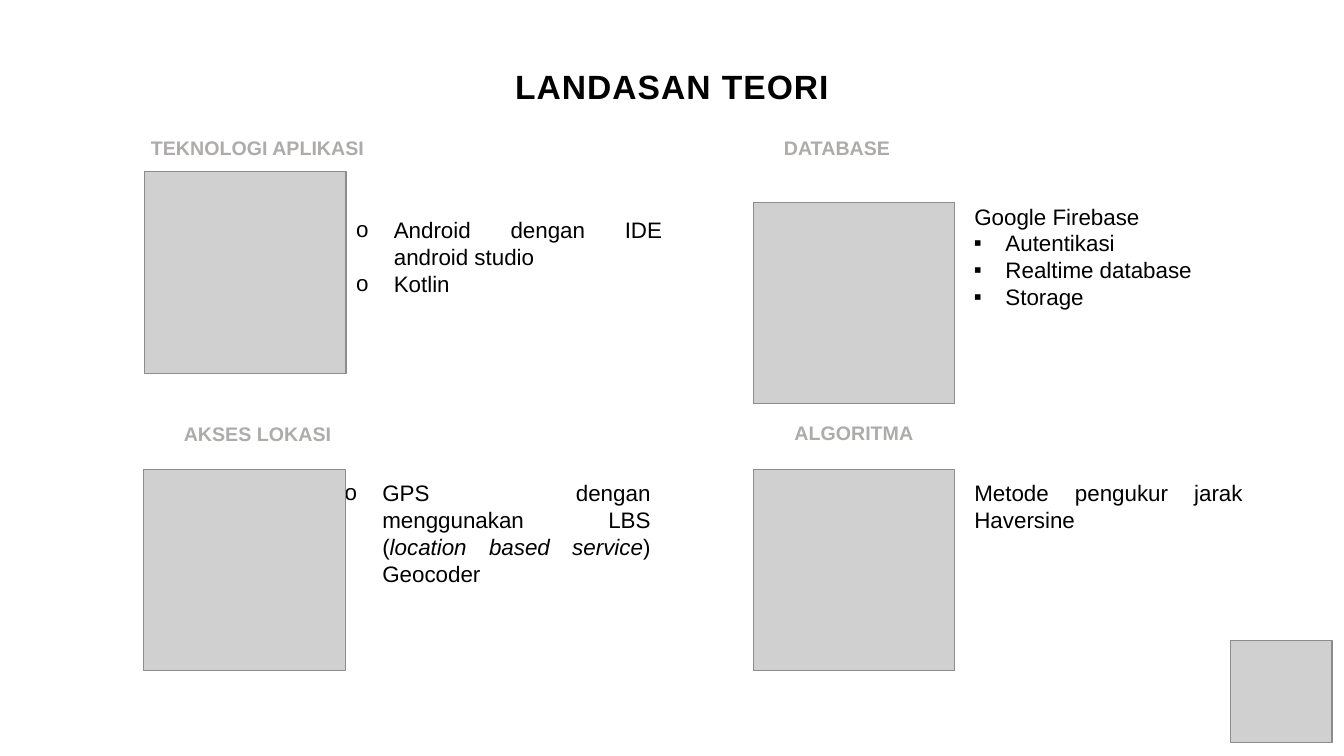
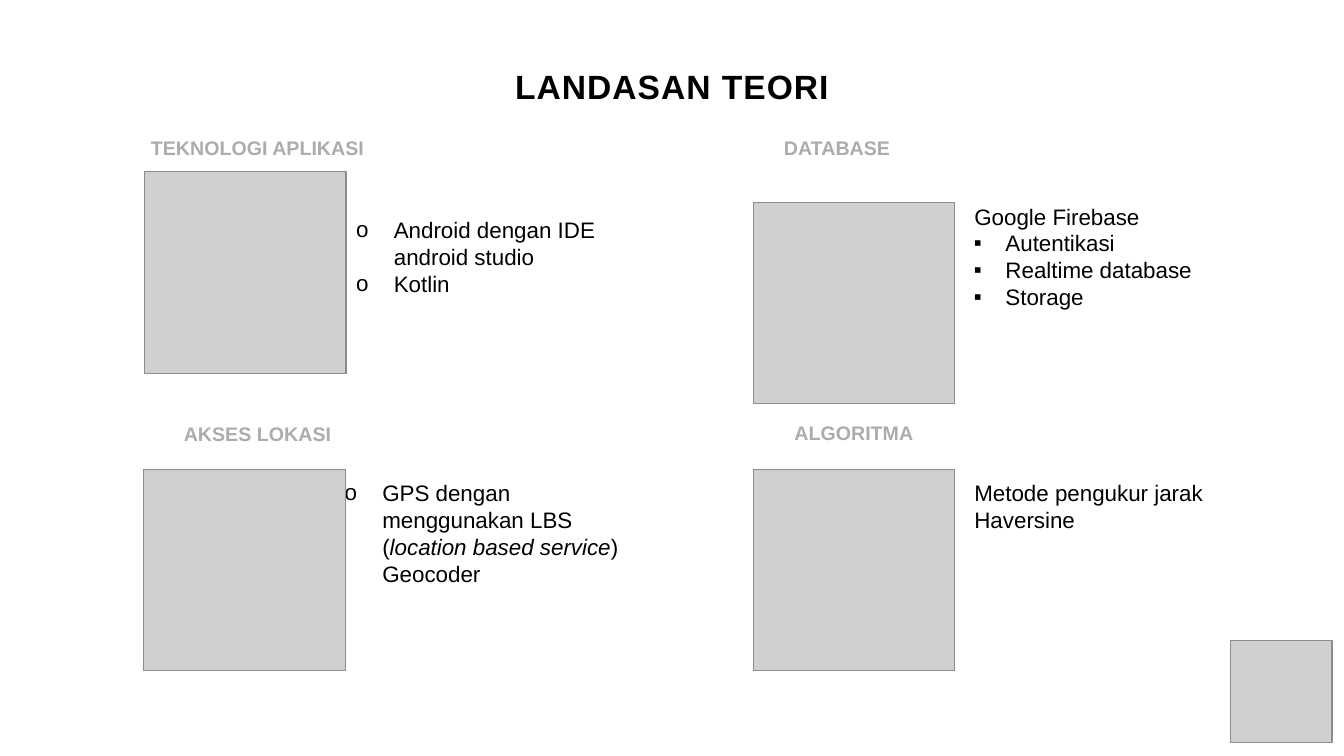
Before and after one commit to gunadermawan/skripsi, a slide deck: slide 4 of dokumen/ppt_skripsi.pptx. Drawn at 1344x756 pixels with LibreOffice and Linux fonts; fonts in the diff are those of the drawing; grey boxes stand for pictures. Boxes give left, top, right and bottom in pixels: in the first picture for what was removed or moved away, otherwise in the second. Text is boxed around its words. In the diff, an @@ line names an element or a change of style, - is before the commit and + after.

```diff
--- a/dokumen/ppt_skripsi.pptx
+++ b/dokumen/ppt_skripsi.pptx
@@ alignment justified to left in 3 elements at <box>394,221,595,293</box>, <box>382,484,618,583</box>, <box>974,484,1202,529</box> @@
```
Also in this commit, not shown: 3 other slides changed, 3 slides added, 1 other file.
